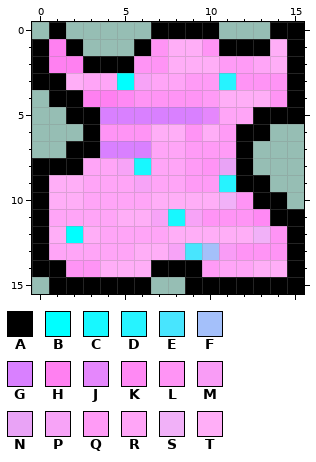
Two states of a pixel-art sprite, Games/TheGame/Art/map/bush.png. Above: the version before the commit.
The file is 16x16 pixels. Pixels under 10% opacity are left out. Colours within 5 levels of each other are drawn and written as one.
Palette (. is transparent): A #000000  B #00ffff  C #17f8ff  D #26f3ff  E #48e5fe  F #a4c0fa  G #d980ff  H #ff80f1  J #e587fc  K #ff89f4  L #ff94f5  M #f99cf6  N #e9a3f6  P #f7a3f7  Q #ff9bf6  R #ffa5f7  S #f1b1f8  T #ffaef7
Pixels before, first column x 0:
 0 .A.....AAAA...AA
 1 AHA...ALTTLAAATA
 2 AHHAAALLTTTQQRTA
 3 AATRRBPRRQQDLLLA
 4 .AAHHKLLLLQTTTLA
 5 ..AAGGGGGGJRRAAA
 6 ...ALLLTTLTQAA..
 7 ..AAGGGRRQQQA...
 8 AAARRPCRRQLNA...
 9 ATTRRRPRRQQDAA..
10 ATTRRRRTTTTSLAA.
11 ARRRRTTPCPLLLKAA
12 ATBTRRRRTTTTTSLA
13 ARRRRRTTPEFMLLLA
14 AALLTTTAAAQRRTTA
15 .AAAAAA..AAAAAAA
New version:
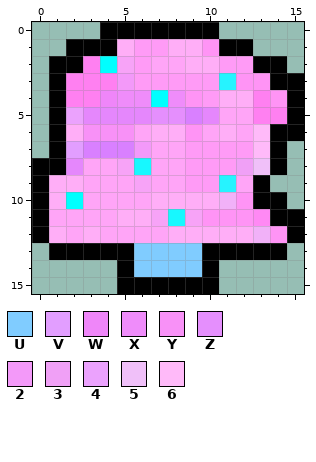
Colours new in this view: U #80ccff  V #e29eff  W #ef86f9  X #ef8cfa  Y #f891f7  Z #e58ffd  2 #f399f9fe  3 #f0a0f6  4 #eba2fd  5 #f0c0f9  6 #ffbaf9
The exact change:
Colour B gives way to colour 2 in row 3 at x 5.
Colour G gives way to colour 2 in row 7 at x 6.
Colour A gives way to colour 3 in row 8 at x 12.
Colour A gives way to colour 4 in row 5 at x 2.
The edit adds colour 5 in row 8 at x 13.
The edit adds colour 6 in row 7 at x 13.
Colour A gives way to colour 6 in row 6 at x 13.
The edit adds colour A in row 0 at x 4 to 6; in row 1 at x 3 to 4; in row 5 at x 1; in row 6 at x 1 and 14 to 15; in row 7 at x 1 and 14; in row 8 at x 14.
The edit adds colour A in row 15 at x 7 to 8.
Colour F gives way to colour A in row 13 at x 10.
Colour H gives way to colour A in row 2 at x 1 to 2.
Colour L gives way to colour A in row 3 at x 14; in row 13 at x 12 to 14.
Colour M gives way to colour A in row 13 at x 11.
Colour Q gives way to colour A in row 14 at x 10.
Colour R gives way to colour A in row 2 at x 13; in row 13 at x 1 to 5.
Colour T gives way to colour A in row 2 at x 14; in row 14 at x 5.
Colour A gives way to colour B in row 2 at x 4.
Colour L gives way to colour B in row 4 at x 7.
Colour T gives way to colour B in row 10 at x 2.
Colour A gives way to colour G in row 7 at x 3.
Colour A gives way to colour H in row 2 at x 3; in row 4 at x 2; in row 5 at x 13 to 14.
Colour R gives way to colour H in row 3 at x 3 to 4.
Colour T gives way to colour H in row 3 at x 2; in row 4 at x 13.
Colour A gives way to colour J in row 5 at x 3; in row 8 at x 2.
Colour G gives way to colour J in row 5 at x 4 to 6.
Colour A gives way to colour P in row 2 at x 5.
Colour A gives way to colour Q in row 1 at x 6; in row 7 at x 12.
Colour L gives way to colour Q in row 1 at x 7; in row 2 at x 6; in row 8 at x 10.
Colour N gives way to colour Q in row 8 at x 11.
Colour P gives way to colour Q in row 3 at x 6.
Colour R gives way to colour Q in row 3 at x 7 to 8.
Colour A gives way to colour R in row 6 at x 12; in row 9 at x 12.
Colour B gives way to colour R in row 12 at x 2.
Colour L gives way to colour R in row 2 at x 7; in row 6 at x 6.
Colour T gives way to colour R in row 2 at x 8; in row 6 at x 10.
The edit adds colour T in row 1 at x 5; in row 6 at x 2.
Colour Q gives way to colour T in row 6 at x 11.
Colour A gives way to colour U in row 14 at x 7 to 9.
Colour E gives way to colour U in row 13 at x 9.
Colour P gives way to colour U in row 13 at x 8.
Colour T gives way to colour U in row 13 at x 6 to 7; in row 14 at x 6.
Colour A gives way to colour V in row 7 at x 2.
Colour H gives way to colour W in row 4 at x 4.
Colour K gives way to colour X in row 4 at x 5.
Colour L gives way to colour X in row 4 at x 6 and 8.
Colour A gives way to colour Y in row 6 at x 3.
Colour L gives way to colour Y in row 6 at x 4 to 5.
Colour G gives way to colour Z in row 5 at x 7 to 8.
The author cleared colour A in row 0 at x 1 and 14 to 15; in row 1 at x 0, 13 and 15; in row 2 at x 0 and 15; in row 3 at x 0; in row 13 at x 0 and 15; in row 14 at x 0 to 1 and 15.
The author cleared colour A in row 15 at x 1 to 4 and 11 to 15.
The author cleared colour H in row 1 at x 1.
The author cleared colour L in row 14 at x 2 to 3.
The author cleared colour R in row 14 at x 11 to 12.
The author cleared colour T in row 1 at x 14; in row 14 at x 4 and 13 to 14.
Pixel boxes of the changes (left, top, right, bottom) in both pictures:
changed: (32, 22, 304, 294)
